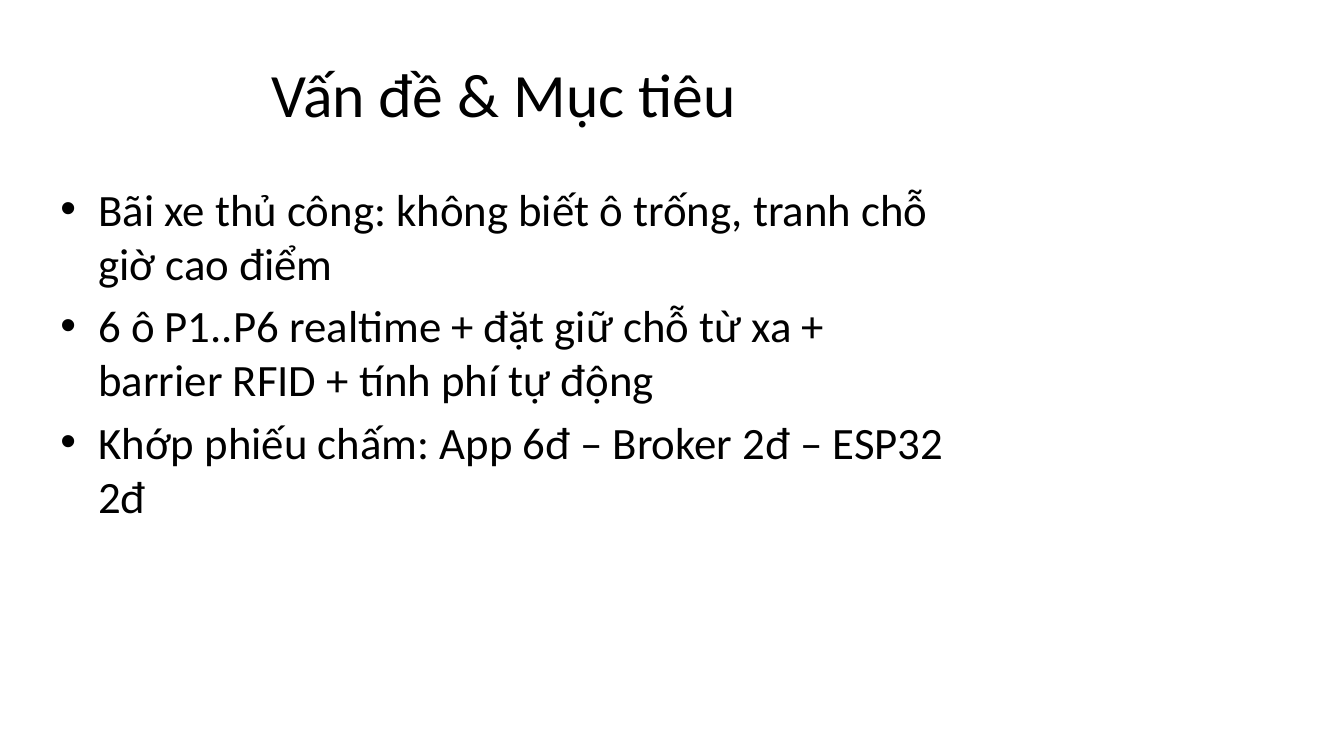
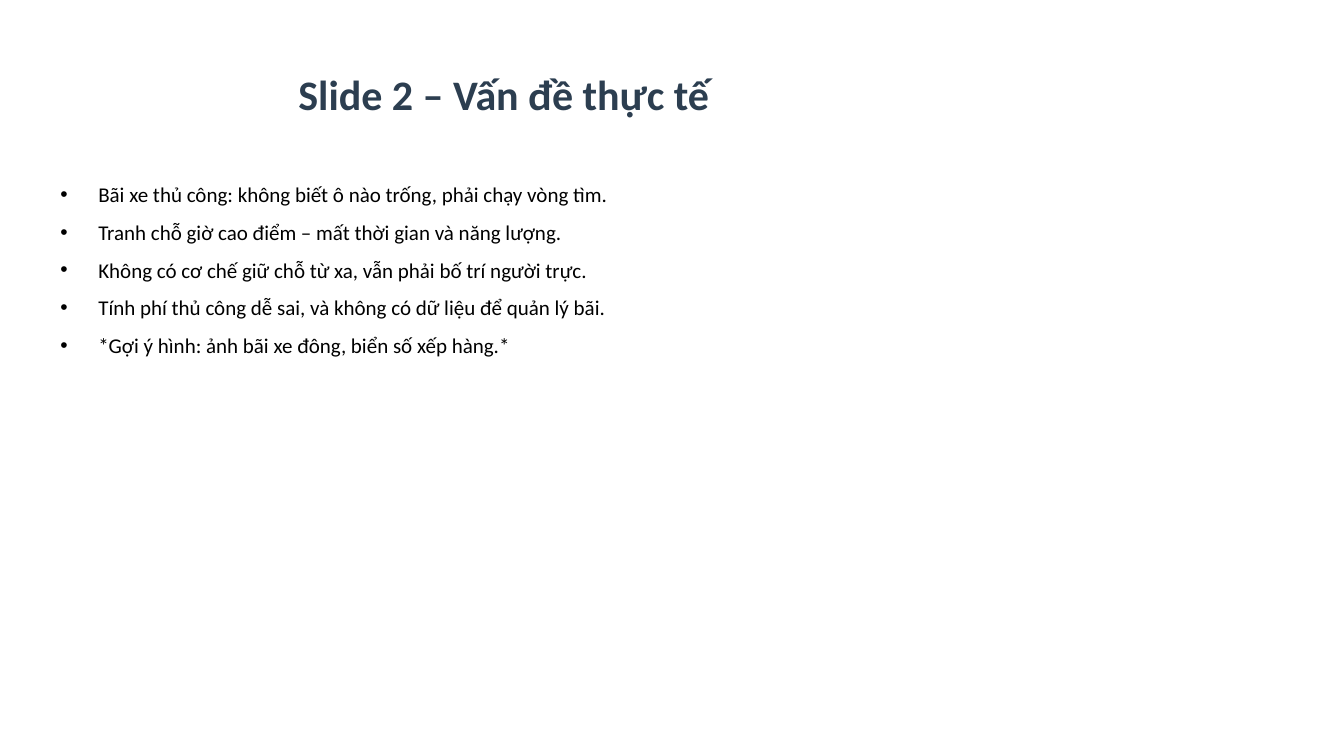
Before and after one commit to Phong220205/smart-parking-ltdd2, a slide deck: slide 3 of docs/Slide_ThuyetTrinh.pptx (slide 2 before the commit). Drawn at 1344x756 pixels with LibreOffice and Linux fonts; fonts in the diff are those of the drawing. Boxes give left, top, right and bottom in pixels: in the first picture for what was removed or moved away, otherwise in the second. Text is boxed around its words. In the diff, an @@ line names an element or a change of style, - is before the commit and + after.

```diff
--- a/docs/Slide_ThuyetTrinh.pptx
+++ b/docs/Slide_ThuyetTrinh.pptx
@@ title at box(298, 78, 709, 118): text changed; size 44 to 30 pt; text colour #000000 to #2C3E50; bold on @@
-Vấn đề & Mục tiêu
+Slide 2 – Vấn đề thực tế
@@ text at box(98, 186, 607, 357): text changed; size 32 to 15 pt @@
-• Bãi xe thủ công: không biết ô trống, tranh chỗ giờ cao điểm
-• 6 ô P1..P6 realtime + đặt giữ chỗ từ xa + barrier RFID + tính phí tự động
-• Khớp phiếu chấm: App 6đ – Broker 2đ – ESP32 2đ
+• Bãi xe thủ công: không biết ô nào trống, phải chạy vòng tìm.
+• Tranh chỗ giờ cao điểm – mất thời gian và năng lượng.
+• Không có cơ chế giữ chỗ từ xa, vẫn phải bố trí người trực.
+• Tính phí thủ công dễ sai, và không có dữ liệu để quản lý bãi.
+• *Gợi ý hình: ảnh bãi xe đông, biển số xếp hàng.*
```
Also in this commit, not shown: 3 other slides changed, 9 slides added, 5 slides removed, 6 other files.
